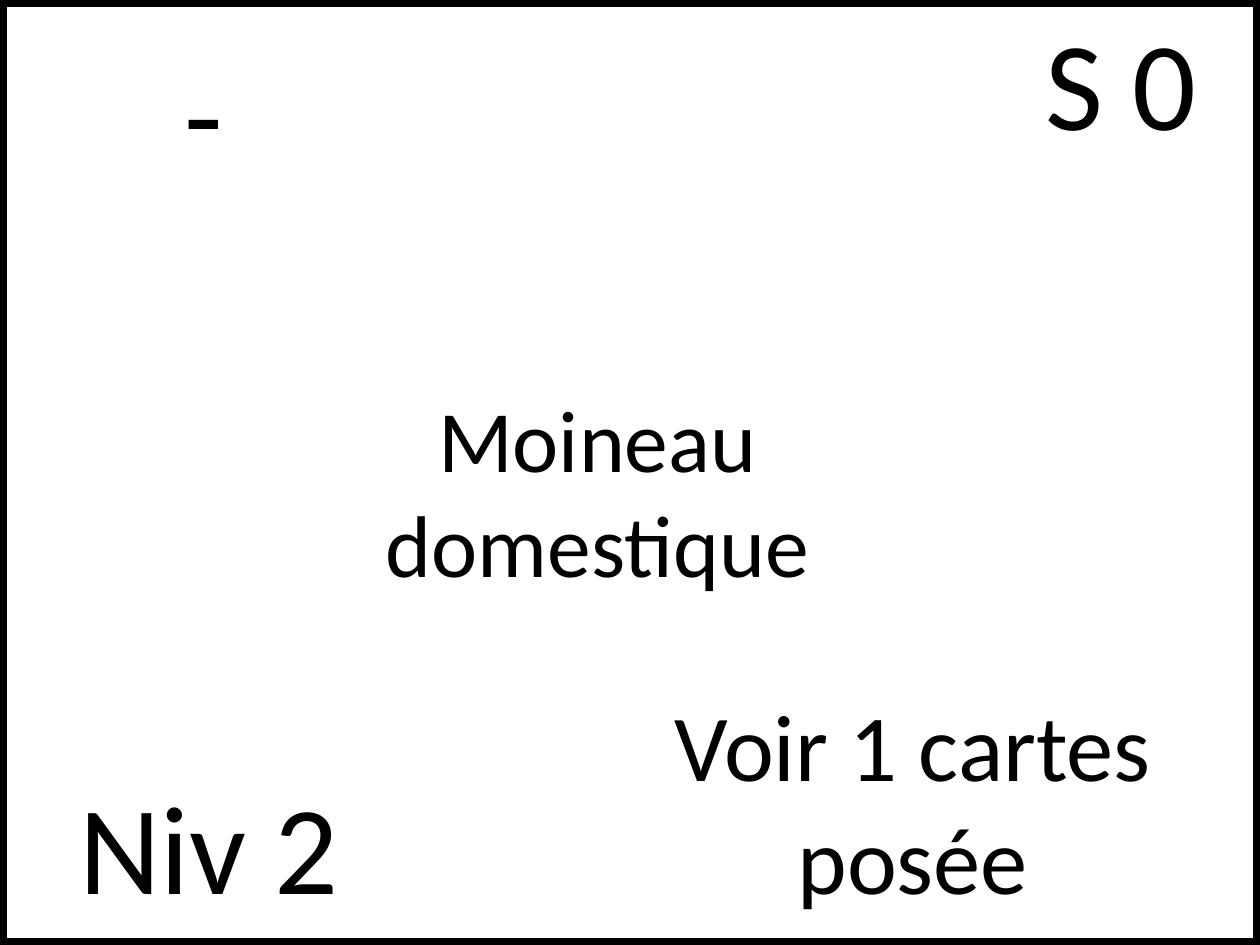
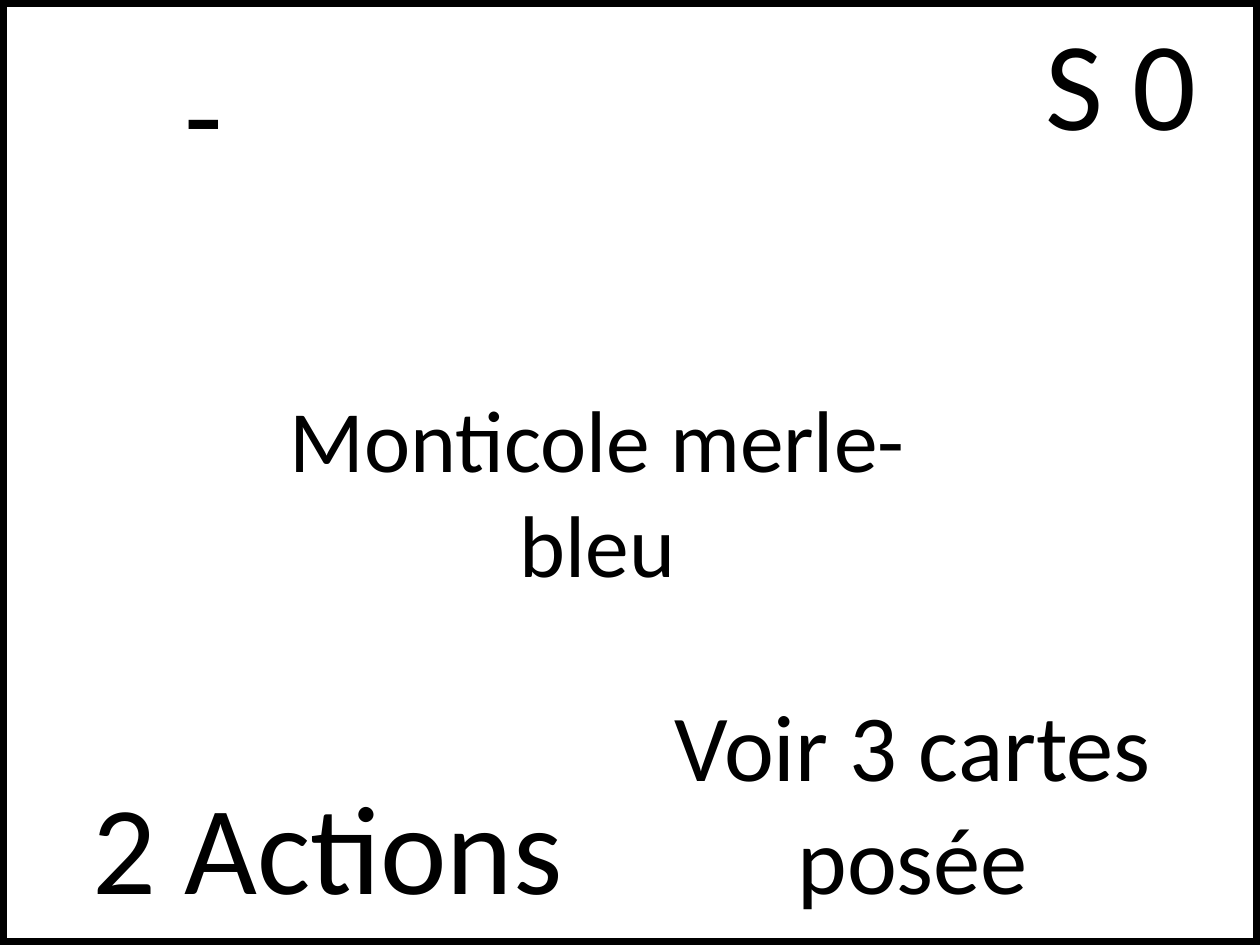
Before and after one commit to NaturalSolutions/SecretOFGaiaOfTheDead, a slide deck: slide 55 of Docs/CartesINstan.pptx (slide 44 before the commit). Drawn at 1260x945 pixels with LibreOffice and Linux fonts; fonts in the diff are those of the drawing. Boxes give left, top, right and bottom in pixels: in the first picture for what was removed or moved away, otherwise in the second. Text is boxed around its words. In the diff, an @@ line names an element or a change of style, - is before the commit and + after.

Commit message:
Ajout de cartes

```diff
--- a/Docs/CartesINstan.pptx
+++ b/Docs/CartesINstan.pptx
@@ subtitle at bbox=[290, 411, 904, 578]: text changed @@
-Moineau domestique
+Monticole merle-bleu
@@ text at bbox=[674, 716, 1151, 910]: text changed @@
-Voir 1 cartes posée
+Voir 3 cartes posée
@@ text at bbox=[92, 807, 562, 895]: text changed @@
-Niv 2
+2 Actions
```
Also in this commit, not shown: 42 other slides changed, 18 slides added, 3 other files.
